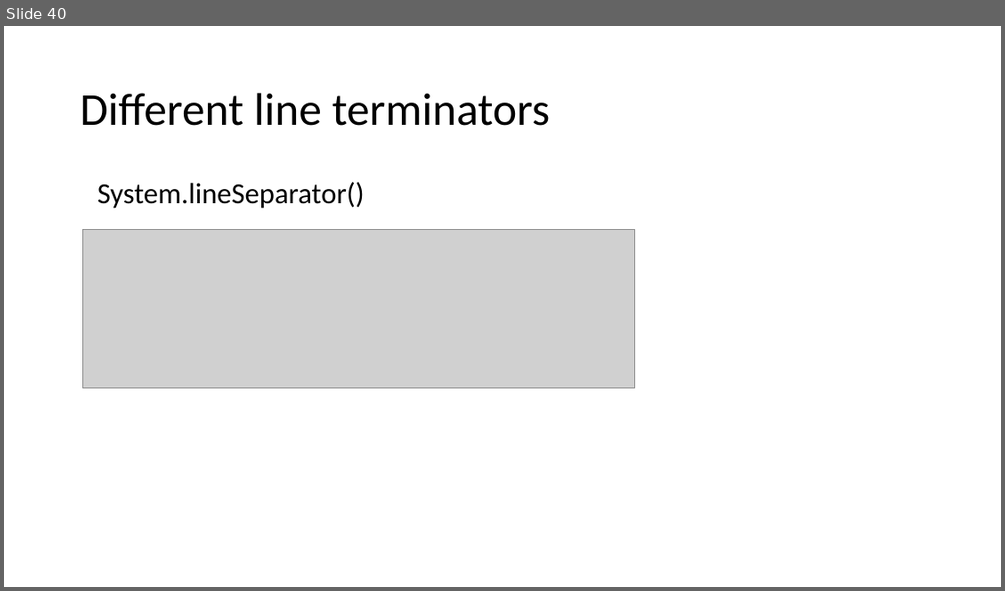
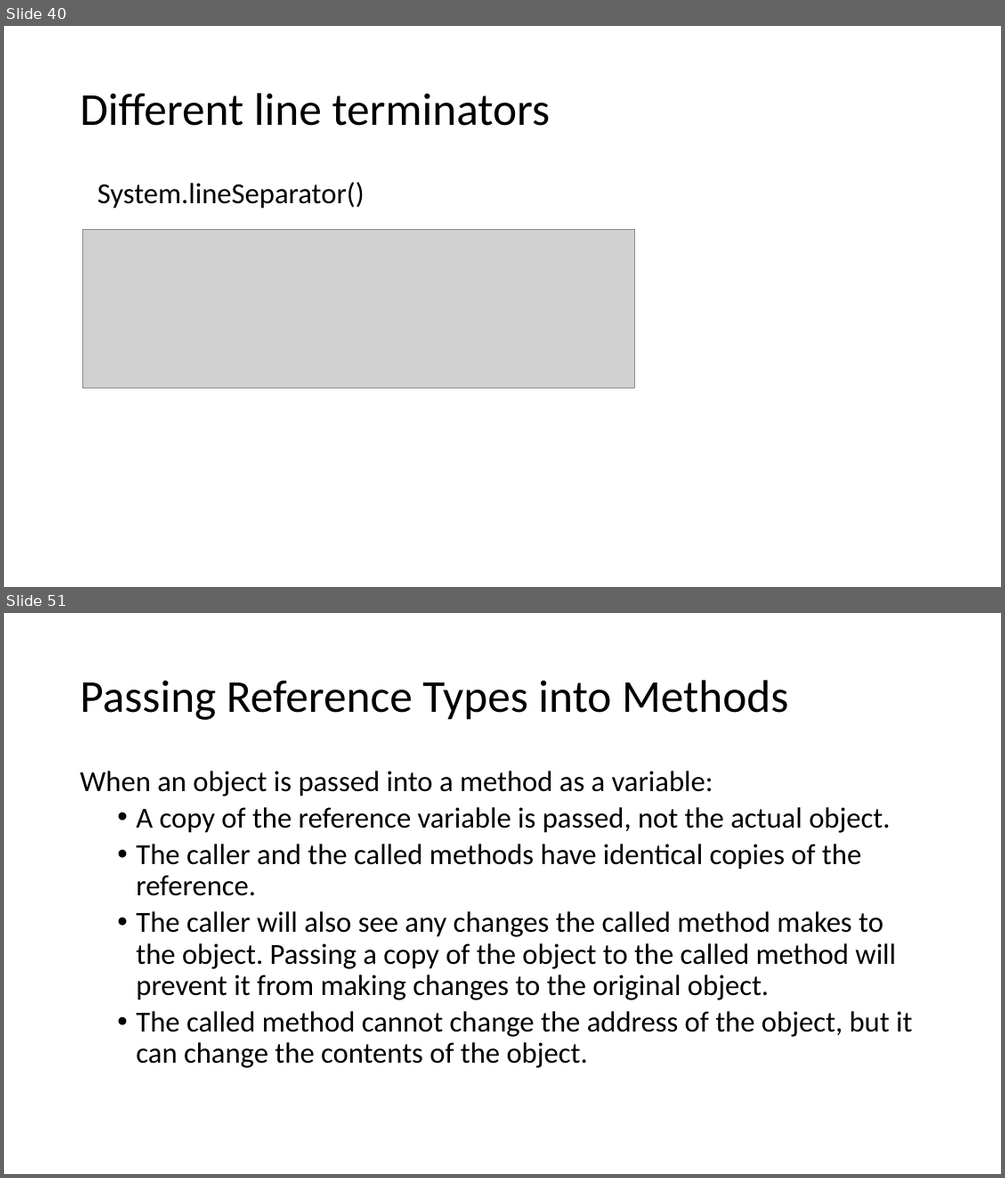
Before and after one commit to VeerababuK/Core-Java, a slide deck: Java Basics.pptx. Shown one above the other, each under a label of ours: slide 40 before the commit, slides 40 and 51 after it; the slides between them are not shown. The pictures are 1005x591 and 1005x1178 pixels, drawn with LibreOffice and Linux fonts; fonts in the diff are those of the drawing; grey boxes stand for pictures. Boxes give left, top, right and bottom in pixels: in the first picture for what was removed or moved away, otherwise in the second. Text is boxed around its words. In the diff, an @@ line names an element or a change of style, - is before the commit and + after.

```diff
--- a/Java Basics.pptx
+++ b/Java Basics.pptx
@@ slide 51 added at box(4, 613, 1001, 1174), background #FFFFFF @@
@@ title added at box(80, 680, 788, 720), 44 pt, text #000000 @@
+Passing Reference Types into Methods
@@ text added at box(80, 771, 912, 1068), 28 pt, text #000000 @@
+When an object is passed into a method as a variable:
+  • A copy of the reference variable is passed, not the actual object.
+  • The caller and the called methods have identical copies of the reference.
+  • The caller will also see any changes the called method makes to the object. Passing a copy of the object to the called method will prevent it from making changes to the original object.
+  • The called method cannot change the address of the object, but it can change the contents of the object.
```
Also in this commit, not shown: 32 other slides added.
